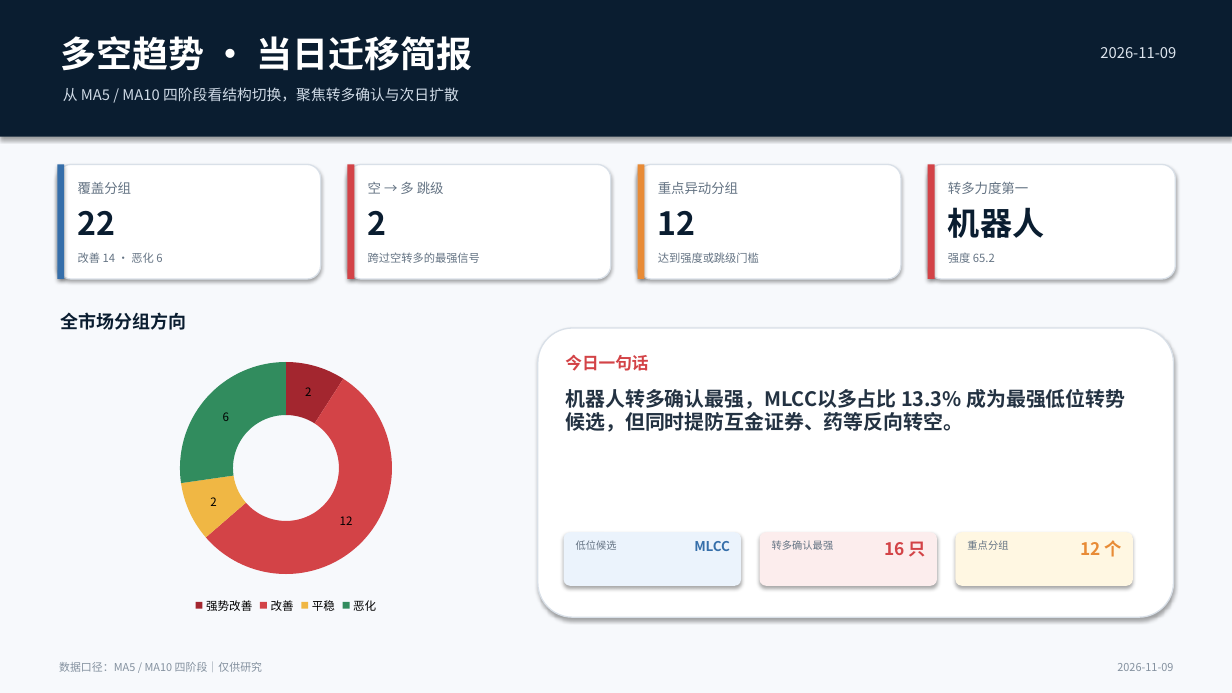
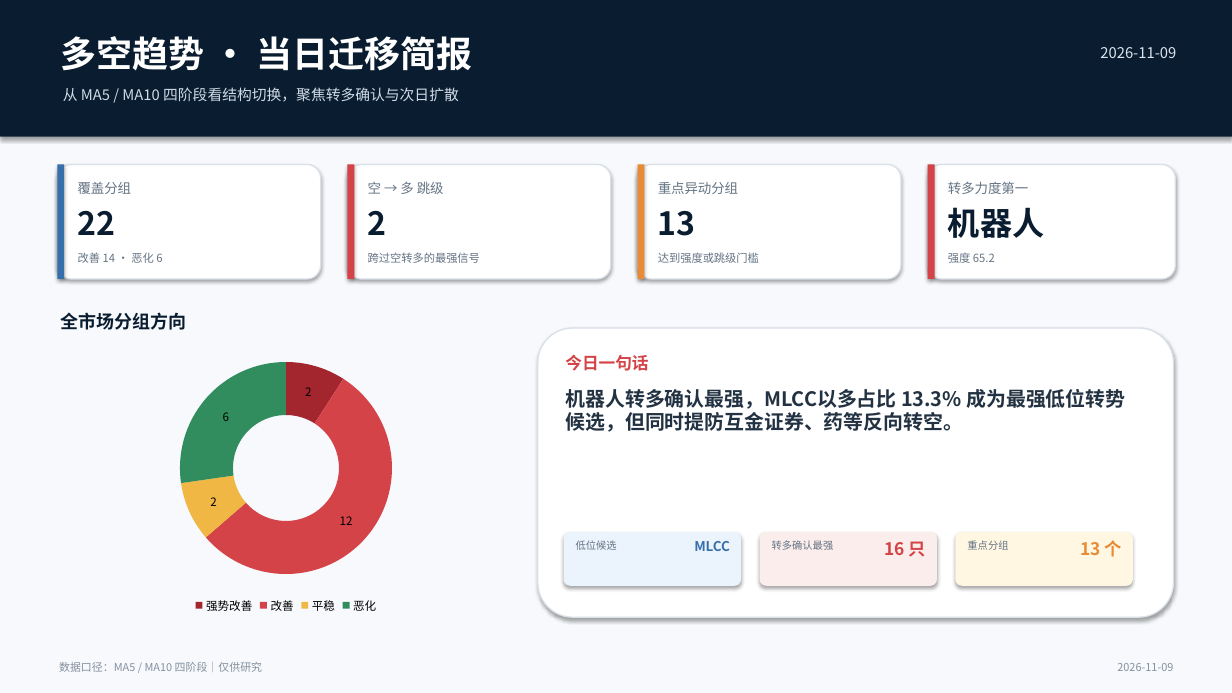
Before and after one commit to nancybhc/a-share-blast-lab, a slide deck: slide 1 of assets/多空阶段简报_2026-11-09.pptx. Drawn at 1232x693 pixels with LibreOffice and Linux fonts; fonts in the diff are those of the drawing. Boxes give left, top, right and bottom in pixels: in the first picture for what was removed or moved away, otherwise in the second. Text is boxed around its words. In the diff, an @@ line names an element or a change of style, - is before the commit and + after.

```diff
--- a/assets/多空阶段简报_2026-11-09.pptx
+++ b/assets/多空阶段简报_2026-11-09.pptx
@@ text at bbox=[658, 211, 696, 236]: text changed @@
-12
+13
@@ text at bbox=[1080, 540, 1122, 557]: text changed @@
-12 个
+13 个
```
Also in this commit, not shown: 3 other slides changed, 10 other files.
